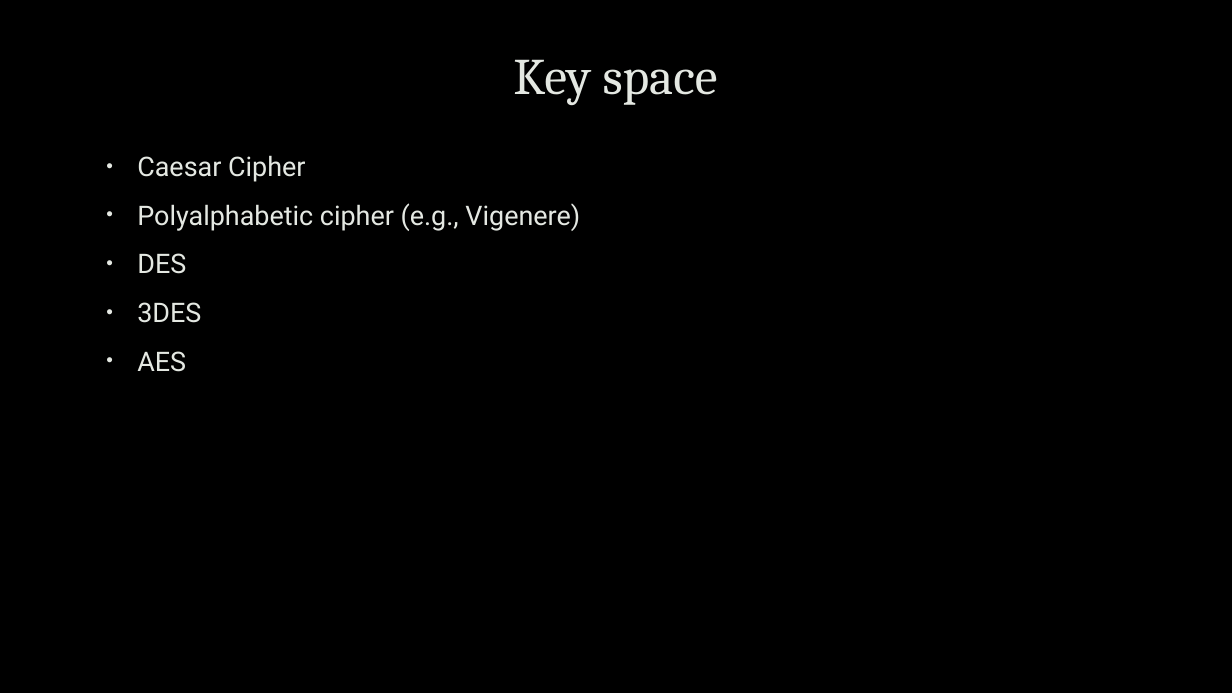
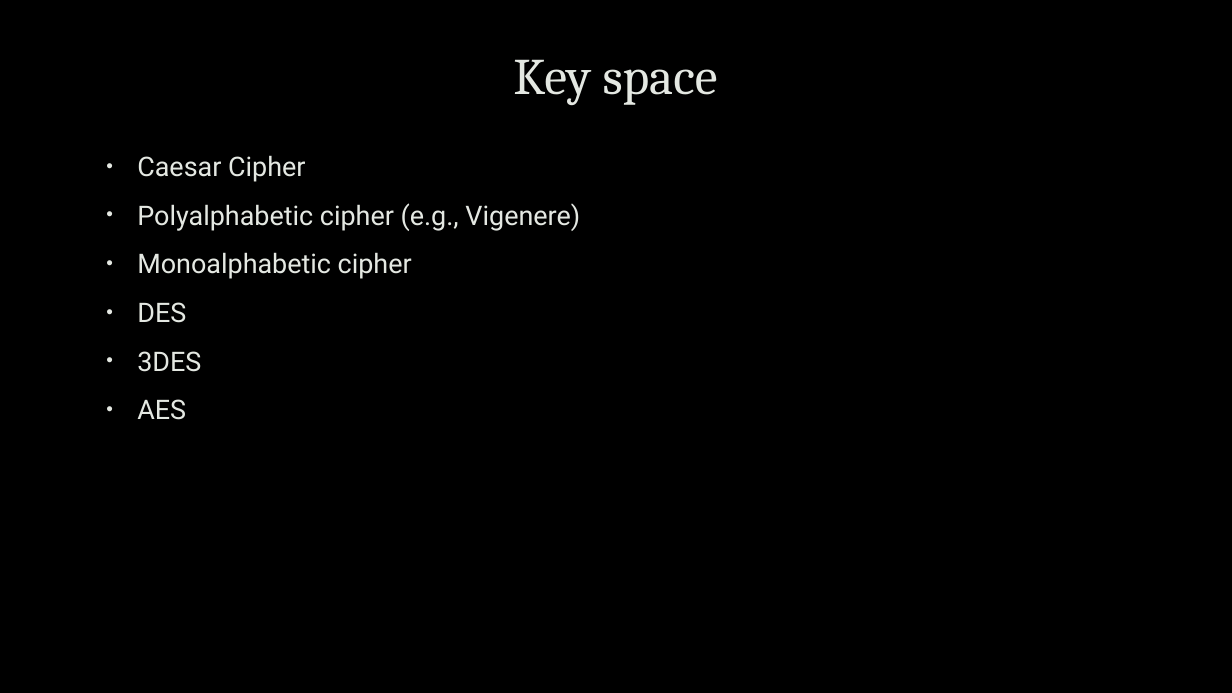
Before and after one commit to uwacyber/cits1003, a slide deck: slide 13 of cits1003-lecture_slides/CITS1003-2 Cryptography-exercises.pptx. Drawn at 1232x693 pixels with LibreOffice and Linux fonts; fonts in the diff are those of the drawing; background and template pictures are left out. Boxes give left, top, right and bottom in pixels: in the first picture for what was removed or moved away, otherwise in the second. Text is boxed around its words. In the diff, an @@ line names an element or a change of style, - is before the commit and + after.

```diff
--- a/cits1003-lecture_slides/CITS1003-2 Cryptography-exercises.pptx
+++ b/cits1003-lecture_slides/CITS1003-2 Cryptography-exercises.pptx
@@ text at [137,252,412,279]: paragraph added @@
+• Monoalphabetic cipher
```
Also in this commit, not shown: 3 other slides changed, 6 slides added.
